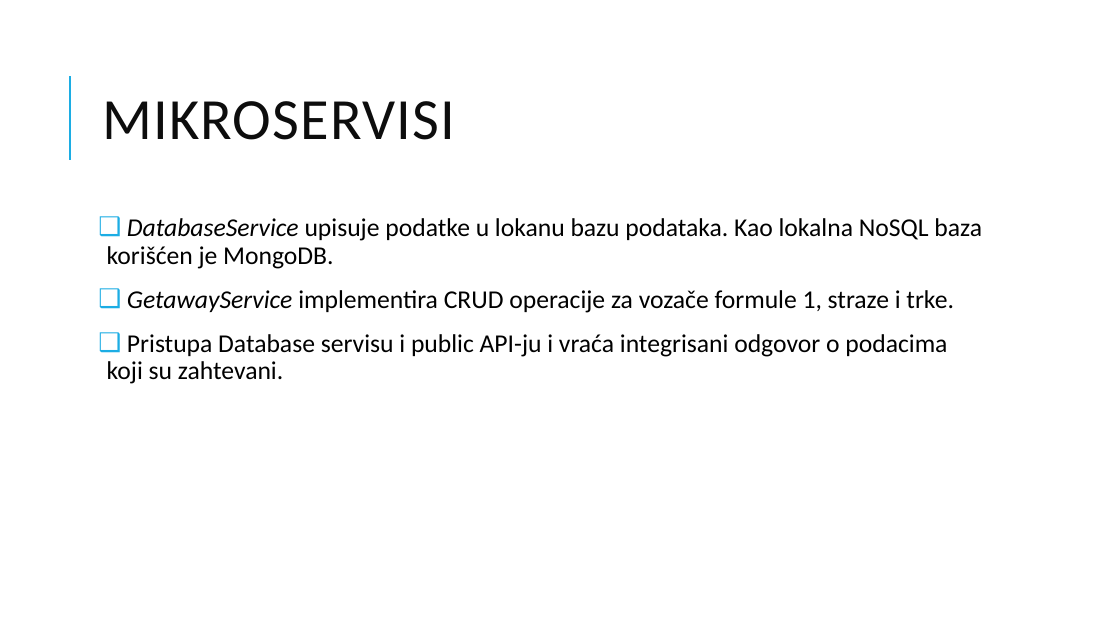
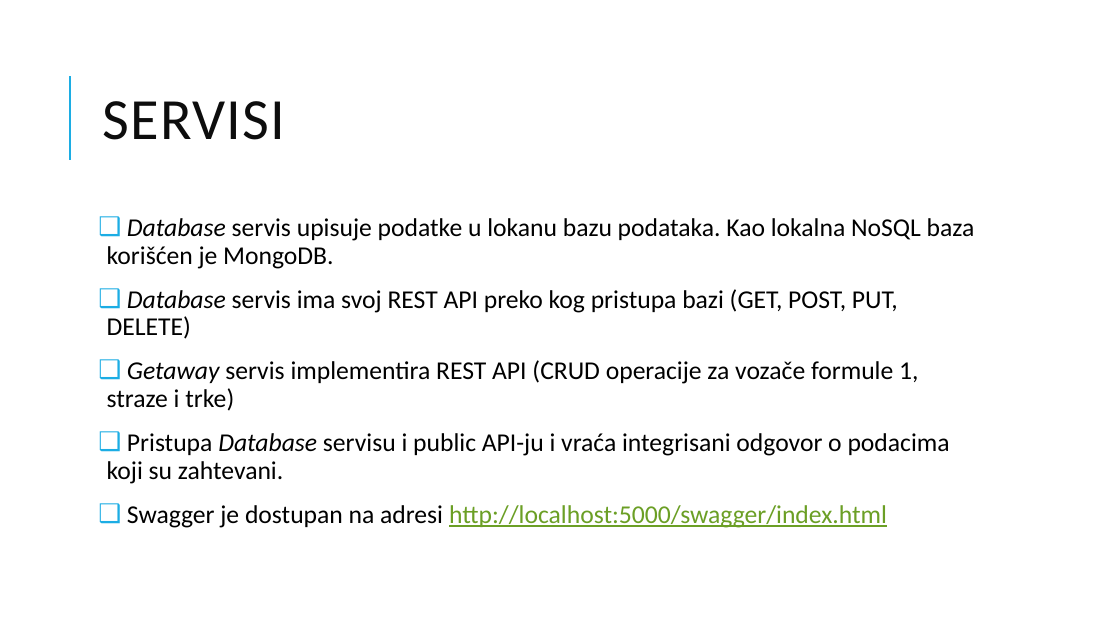
Before and after one commit to miljanasimic/SOA-Projekat, a slide deck: slide 4 of Prezentacija projekta/Prezentacija.pptx. Drawn at 1120x630 pixels with LibreOffice and Linux fonts; fonts in the diff are those of the drawing. Boxes give left, top, right and bottom in pixels: in the first picture for what was removed or moved away, otherwise in the second. Text is boxed around its words. In the diff, an @@ line names an element or a change of style, - is before the commit and + after.

```diff
--- a/Prezentacija projekta/Prezentacija.pptx
+++ b/Prezentacija projekta/Prezentacija.pptx
@@ title at (x1=102, y1=101, x2=284, y2=140): text changed @@
-MIKROSERVISI
+SERVISI
@@ text at (x1=107, y1=218, x2=975, y2=411): text changed @@
-❑ DatabaseService upisuje podatke u lokanu bazu podataka. Kao lokalna NoSQL baza korišćen je MongoDB.
-❑ GetawayService implementira CRUD operacije za vozače formule 1, straze i trke.
+❑ Database servis upisuje podatke u lokanu bazu podataka. Kao lokalna NoSQL baza korišćen je MongoDB.
+❑ Database servis ima svoj REST API preko kog pristupa bazi (GET, POST, PUT, DELETE)
+❑ Getaway servis implementira REST API (CRUD operacije za vozače formule 1, straze i trke)
@@ text at (x1=107, y1=433, x2=950, y2=484): italic on in "Database" @@
@@ text at (x1=127, y1=505, x2=887, y2=528): paragraph added @@
+❑ Swagger je dostupan na adresi http://localhost:5000/swagger/index.html
```
Also in this commit, not shown: 5 other slides changed, 1 slide added.
